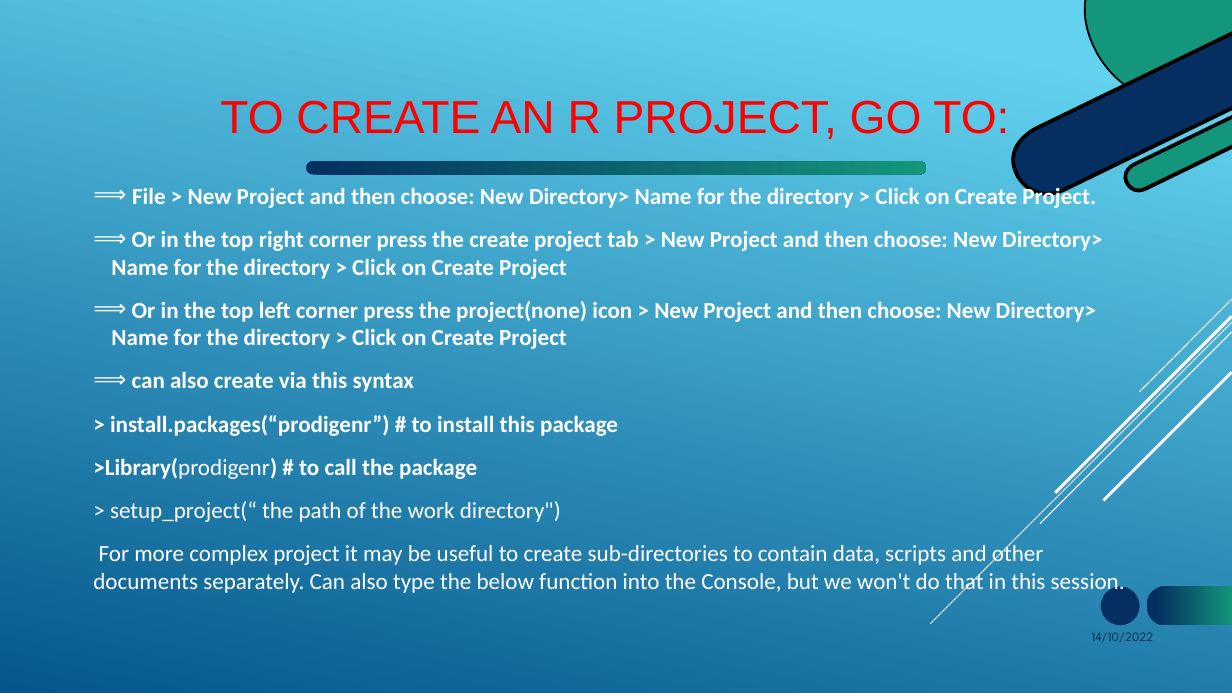
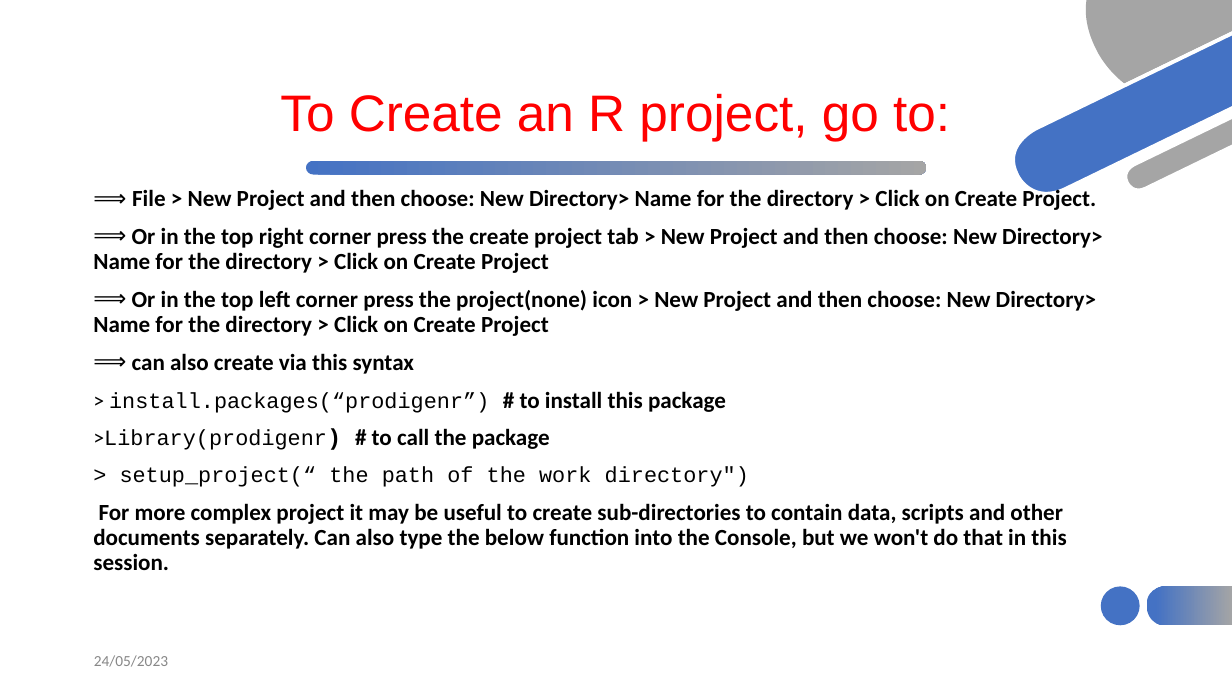
Before and after one commit to HaymanotB/himsite, a slide deck: slide 15 of lecture/RStudio_material.pptx. Drawn at 1232x693 pixels with LibreOffice and Linux fonts; fonts in the diff are those of the drawing. Boxes give left, top, right and bottom in pixels: in the first picture for what was removed or moved away, otherwise in the second. Text is boxed around its words. In the diff, an @@ line names an element or a change of style, - is before the commit and + after.

```diff
--- a/lecture/RStudio_material.pptx
+++ b/lecture/RStudio_material.pptx
@@ background gradient #62D2EF to #05578D to #FFFFFF @@
@@ freeform shape at [1085,0,1232,84]: fill #14967C to #A5A5A5 @@
@@ fill #000000 to #FFFFFF in 3 elements at [1083,0,1231,101], [1123,114,1232,192], [1011,30,1232,196] @@
@@ freeform shape at [1013,32,1232,193]: fill #052F61 to #4472C4 @@
@@ title at [280,93,950,141]: text changed; size 36 to 40 pt @@
-TO CREATE AN R PROJECT, GO TO:
+To Create an R project, go to:
@@ freeform shape at [1125,116,1232,190]: fill #14967C to #A5A5A5 @@
@@ freeform shape at [305,160,927,176]: fill gradient #052F61 to #14967C to gradient #4472C4 to #A5A5A5 @@
@@ text "File > New Project and ..." at [93,187,1102,570]: text colour #FFFFFF to #000000; size 18 to 17 pt in "> install.packages(“prodigenr”)", ">Library(prodigenr)", "> setup_project(“ the path of the work ..."; font Calibri to Courier New in "install.packages(“prodigenr”)", ">Library(prodigenr)", "> setup_project(“ the path of the work ..."; bold off in "> install.packages(“prodigenr”)", ">Library(prodigenr)"; bold on in "For more complex project it may be ..."; indent changed; line spacing 1 to 0.9; bullet colour #FFFFFF to #000000; less space between paragraphs; vertical alignment middle to top @@
@@ group removed at [931,299,1232,624]: 5 lines @@
@@ ellipse at [1101,587,1140,626]: fill #052F61 to #4472C4 @@
@@ freeform shape at [1146,585,1232,627]: fill gradient #052F61 to #14967C to gradient #4472C4 to #A5A5A5 @@
@@ text added at [94,655,168,667], 12 pt, text #888888 @@
+24/05/2023
@@ text removed at [1092,632,1154,642] @@
-14/10/2022
```
Also in this commit, not shown: 30 other slides changed, 1 slide added, 4 other files.
